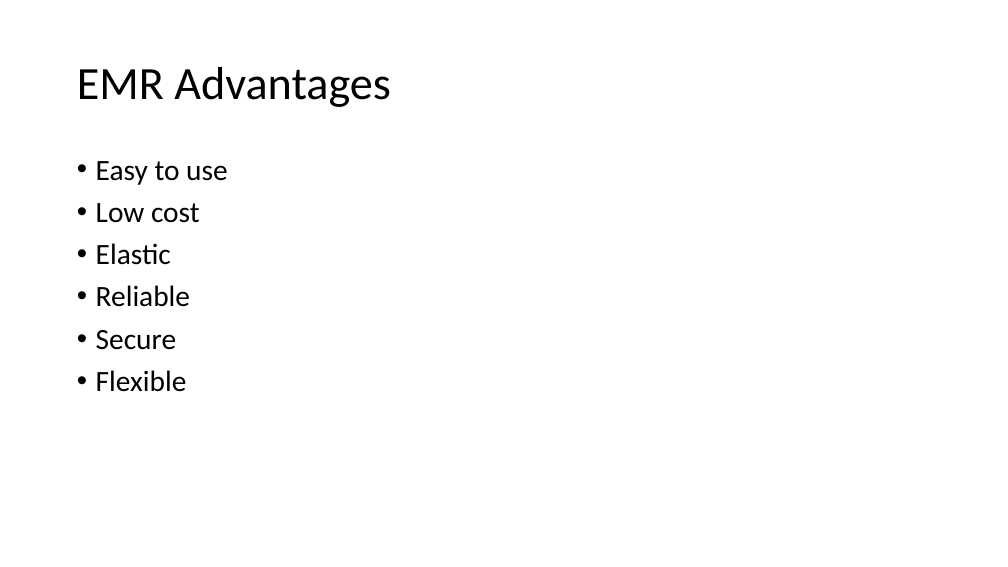
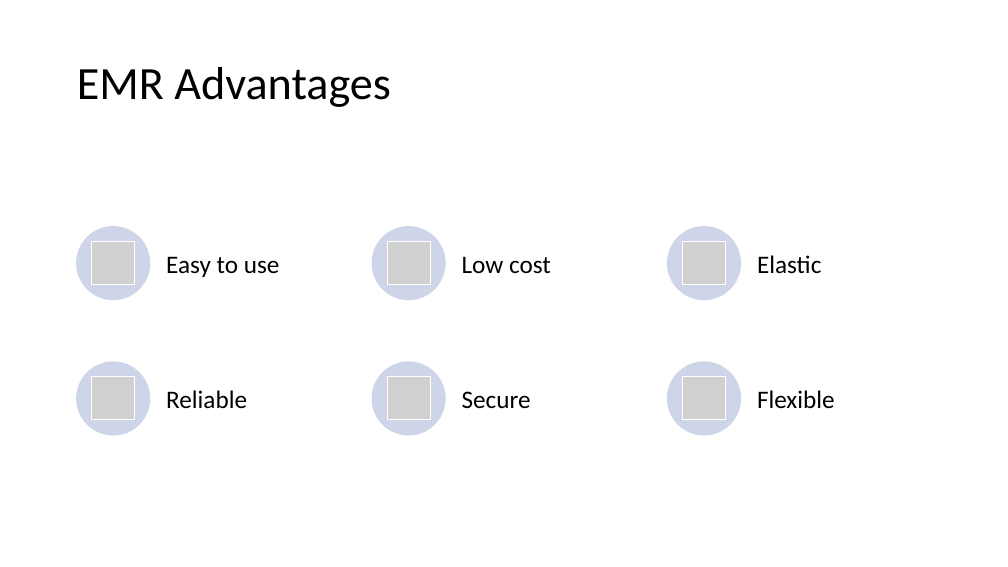
Before and after one commit to kunaldas926/ppt, a slide deck: slide 3 of Presentation1.pptx. Drawn at 1008x567 pixels with LibreOffice and Linux fonts; fonts in the diff are those of the drawing; grey boxes stand for pictures. Boxes give left, top, right and bottom in pixels: in the first picture for what was removed or moved away, otherwise in the second. Text is boxed around its words. In the diff, an @@ line names an element or a change of style, - is before the commit and + after.

```diff
--- a/Presentation1.pptx
+++ b/Presentation1.pptx
@@ text removed at bbox=[96, 161, 228, 392] @@
-• Easy to use
-• Low cost
-• Elastic
-• Reliable
-• Secure
-• Flexible
@@ group added at bbox=[76, 226, 835, 436]: 6 ellipses, 6 pictures, 6 texts @@
+Easy to use
+Low cost
+Elastic
+Reliable
+Secure
+Flexible
```
Also in this commit, not shown: 19 other slides changed, 23 slides added.
